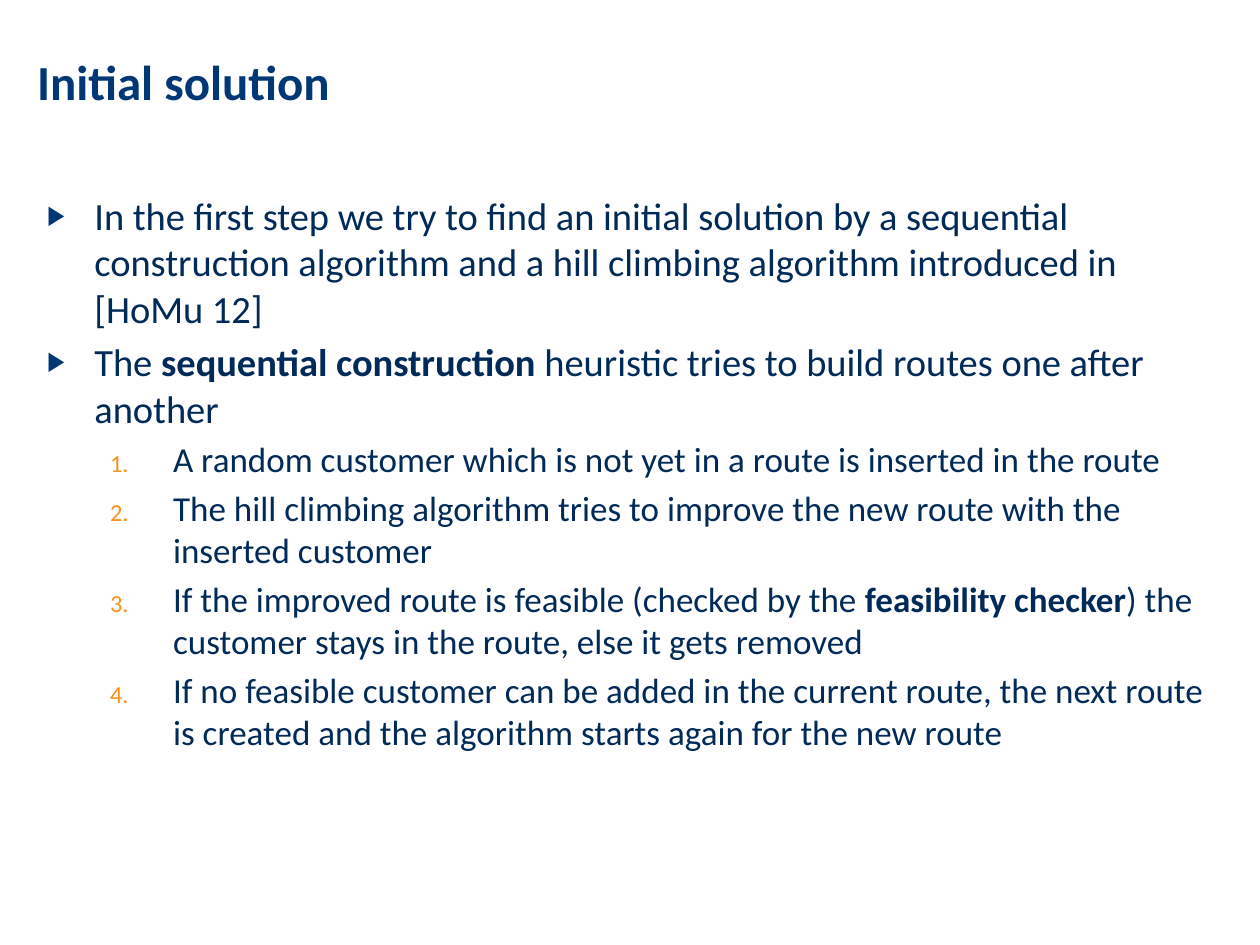
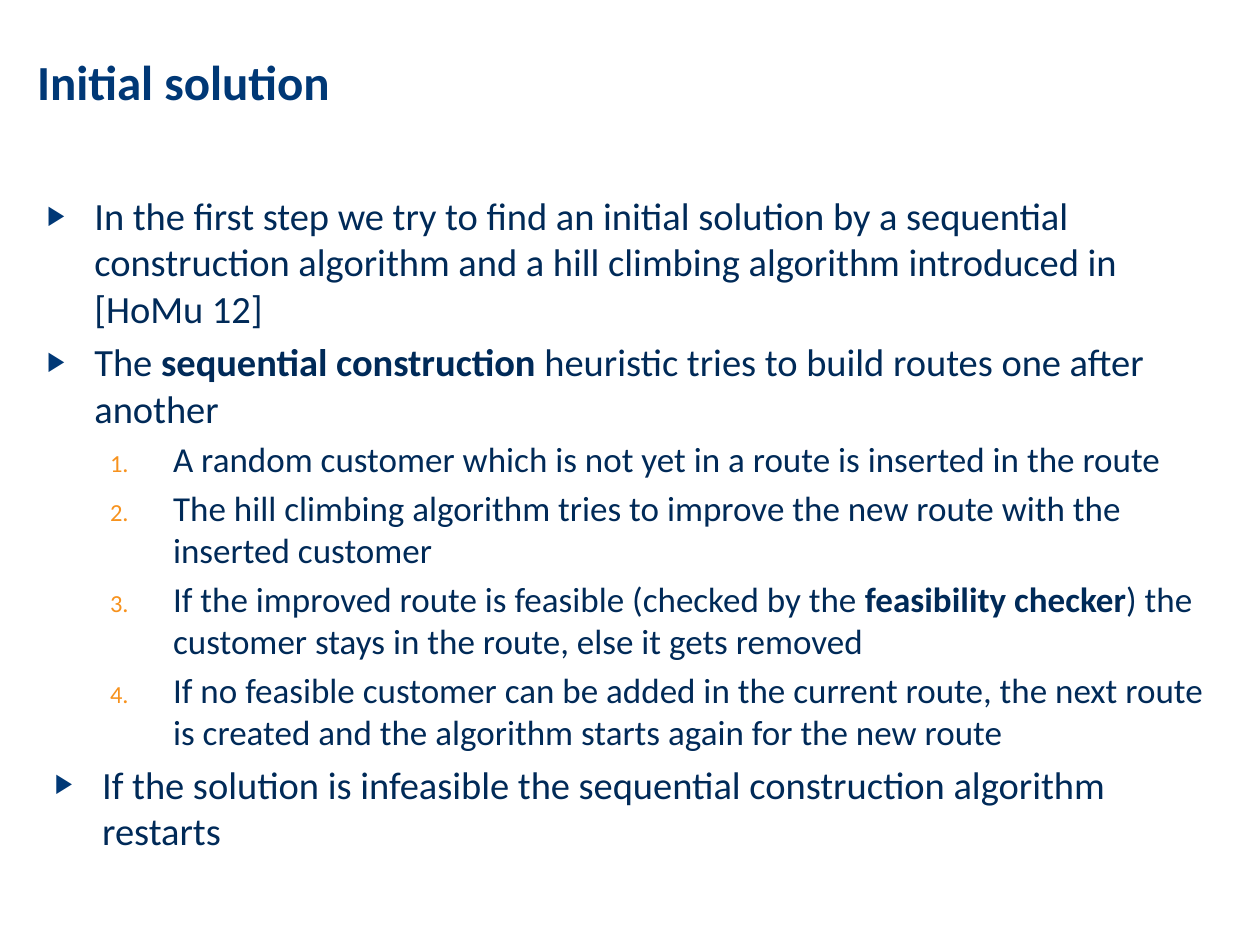
Before and after one commit to ahmad-emanuel/ORB-DARP-Project, a slide deck: slide 3 of Presentation/presentation.pptx. Drawn at 1260x945 pixels with LibreOffice and Linux fonts; fonts in the diff are those of the drawing; background and template pictures are left out. Boxes give left, top, right and bottom in pixels: in the first picture for what was removed or moved away, otherwise in the second. Text is boxed around its words. In the diff, an @@ line names an element or a change of style, - is before the commit and + after.

Commit message:
added parameter tests and SC restart

```diff
--- a/Presentation/presentation.pptx
+++ b/Presentation/presentation.pptx
@@ text at (102, 772, 1105, 846): paragraph added @@
+▶ If the solution is infeasible the sequential construction algorithm restarts
```
Also in this commit, not shown: 2 other slides changed.
